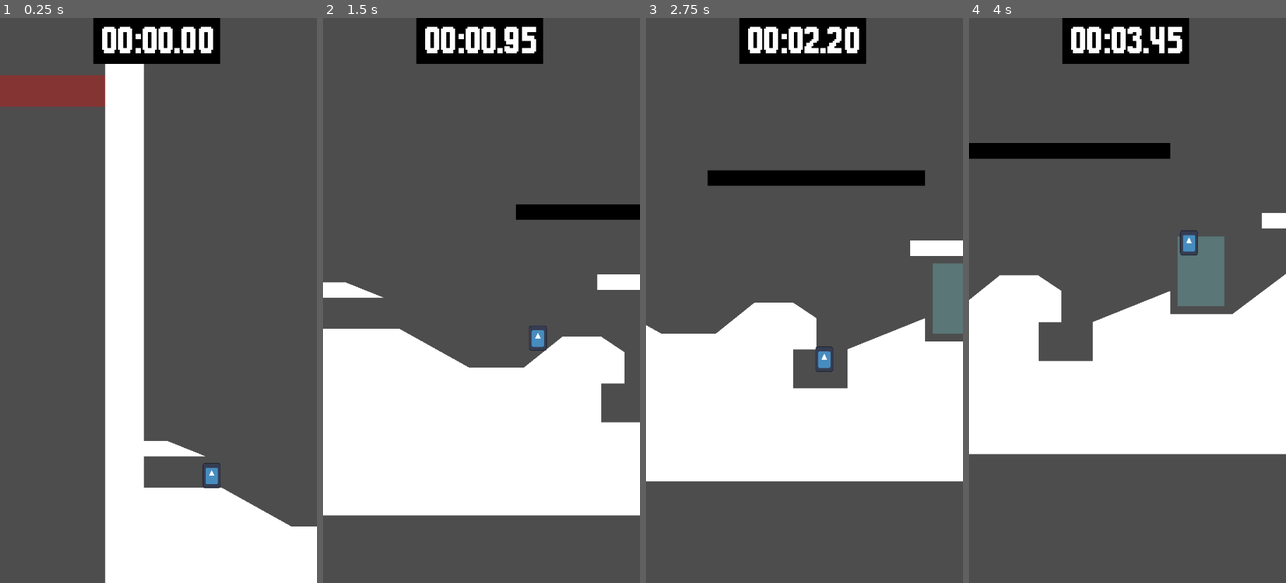
Above: before the commit, frames 1-4 (left to right).
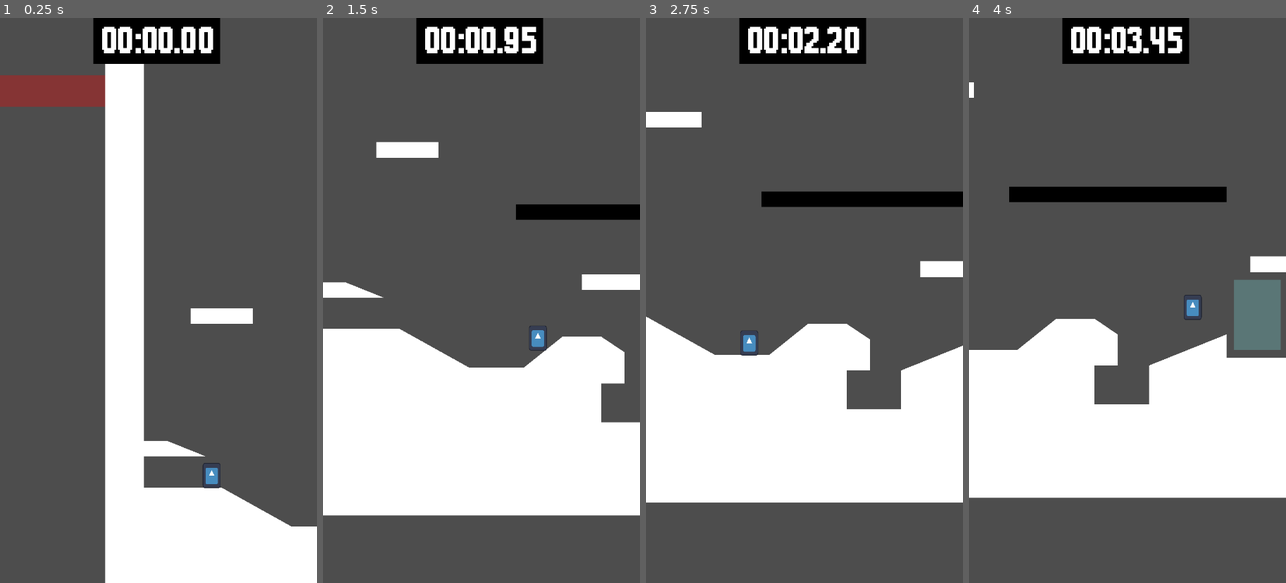
Above: after the commit, the same moments.

Repository: cureforboredom/ludumdare-depths
Game: Godot game, scene res://Scenes/main.tscn
The game is run twice, just before and just after one commit, with the same random seed, the same clock (stepped at 60 frames per second) and the same inputs. The engine's default icon, where the game draws it, is replaced by a stand-in: a white triangle on a blue panel in a dark square.
Inputs:
- Up to frame 1 (0.25 s): no input
- Up to frame 2 (1.5 s): hold D (Right) from 0.53 s (still down); tap Space (Jump) at 0.77 s
- Up to frame 3 (2.75 s): tap Space (Jump) at 1.52 s; release D (Right) at 2.03 s; hold A (Left) from 2.03 s (still down)
- Up to frame 4 (4 s): release A (Left) at 2.78 s; hold D (Right) from 2.78 s (still down); tap Space (Jump) at 3.02, 3.77 s

The runs differ from the first frame. In frame 1, 0.5% of the frame differs, in the area x 60-80%, y 51-55%; in frame 2, 0.7%; in frame 3, 16%; in frame 4, 25%, in the area x 0-100%, y 11-85%.

Commit message:
Pre-refactor

Diff:
--- a/Scenes/main.tscn
+++ b/Scenes/main.tscn
@@ -6,6 +6,8 @@
 [ext_resource type="PackedScene" uid="uid://clmfk82iclsgu" path="res://Scenes/low_grav.tscn" id="6_d1ilt"]
 [ext_resource type="PackedScene" uid="uid://olebr2tac77e" path="res://Scenes/hazard.tscn" id="7_344ge"]
 [ext_resource type="PackedScene" uid="uid://dkcdvyo0iltr4" path="res://Scenes/level_exit.tscn" id="8_6iyac"]
+[ext_resource type="Script" uid="uid://brbh8au2ig72j" path="res://Scripts/platforms.gd" id="8_ynf5e"]
+[ext_resource type="PackedScene" uid="uid://jar0bg1rutww" path="res://Scenes/moving_platform.tscn" id="9_hptm8"]
 [ext_resource type="PackedScene" uid="uid://vwadjkrabsvi" path="res://Scenes/HUD.tscn" id="9_ynf5e"]
 
 [node name="Main" type="Node2D"]
@@ -16,6 +18,7 @@
 
 [node name="Treadmill" parent="." instance=ExtResource("5_hptm8")]
 position = Vector2(352, 320)
+speed = 75
 
 [node name="Low Grav" parent="." instance=ExtResource("6_d1ilt")]
 position = Vector2(496, 448)
@@ -37,6 +40,23 @@
 
 [node name="Hud" parent="." instance=ExtResource("9_ynf5e")]
 
+[node name="Platforms" type="Node2D" parent="."]
+script = ExtResource("8_ynf5e")
+
+[node name="MovingPlatform" parent="Platforms" instance=ExtResource("9_hptm8")]
+position = Vector2(256, 384)
+dist = Vector2(258, 0)
+
+[node name="MovingPlatform2" parent="Platforms" instance=ExtResource("9_hptm8")]
+position = Vector2(552, 280)
+dist = Vector2(0, -200.15)
+duration = 0.75
+
+[node name="MovingPlatform3" parent="Platforms" instance=ExtResource("9_hptm8")]
+position = Vector2(88, 256)
+dist = Vector2(150, -150)
+duration = 10.0
+
 [connection signal="reset" from="Hazard" to="." method="_on_hazard_reset"]
 [connection signal="reset" from="Hazard2" to="." method="_on_hazard_reset"]
 [connection signal="win" from="LevelExit" to="." method="_on_level_exit_win"]
--- a/Scripts/main.gd
+++ b/Scripts/main.gd
@@ -1,12 +1,11 @@
 extends Node2D
 
 var player_instance = null
-var platform_instance = null
 var timer_started = false
 
 @onready var hud: CanvasLayer = $Hud
-@onready var platform = preload("res://Scenes/moving_platform.tscn")
 @onready var player = preload("res://Scenes/player.tscn")
+@onready var platforms = $Platforms
 
 @export var player_start = Vector2(110, 426)
 
@@ -38,12 +37,7 @@
   add_child(player_instance)
   player_instance.position = player_start
 
-  if platform_instance:
-    platform_instance.kill()
-    platform_instance.queue_free()
-  platform_instance = platform.instantiate()
-  add_child(platform_instance)
-  platform_instance.position = Vector2(256, 384)
+  platforms.reset()
 
   hud.stop_timer()
   hud.reset_timer()
--- a/Scripts/moving_platform.gd
+++ b/Scripts/moving_platform.gd
@@ -8,17 +8,24 @@
 @onready var collider = $AnimBody/Collider
 @onready var poly = $AnimBody/Poly
 
+@export var dist : Vector2 = Vector2(100, 0)
+@export var duration : float = 5.0
+
 func _ready() -> void:
-  animbody.data = {"speed": 100, "dir": 1, "jump": true}
   poly.polygon = collider.polygon
+
+func setup():
+  var speed = dist.x / duration
+  animbody.data = {"speed": speed, "dir": 1, "jump": true, "decel": 5}
   tween = get_tree().create_tween().set_process_mode(Tween.TWEEN_PROCESS_PHYSICS)
   tween.set_loops()
-  tween.tween_property($AnimBody, "position", Vector2(336.0, 0.0), 5.0).set_trans(Tween.TRANS_SINE)
-  tween.tween_property($AnimBody, "position", Vector2(0.0, 0.0), 5.0).set_trans(Tween.TRANS_SINE)
+  tween.tween_property($AnimBody, "position", dist, duration).set_trans(Tween.TRANS_SINE)
+  tween.tween_property($AnimBody, "position", Vector2(0.0, 0.0), duration).set_trans(Tween.TRANS_SINE)
   tween.connect("step_finished", self._on_step_finished)
 
 func kill():
-  tween.kill()
+  if tween:
+    tween.kill()
 
 func _on_step_finished(index):
   animbody.data["dir"] = [-1, 1][index]
--- /dev/null
+++ b/Scripts/platforms.gd
@@ -0,0 +1,21 @@
+extends Node2D
+
+var platforms = []
+
+@onready var platform = preload("res://Scenes/moving_platform.tscn")
+
+func _ready() -> void:
+  for node in get_children():
+    platforms.append([node.transform, node.dist, node.duration])
+
+func reset():
+  for node in get_children():
+    node.kill()
+    node.queue_free()
+  for node in platforms:
+    var platform_instance = platform.instantiate()
+    add_child(platform_instance)
+    platform_instance.transform = node[0]
+    platform_instance.dist = node[1]
+    platform_instance.duration = node[2]
+    platform_instance.setup()
--- a/Scripts/player.gd
+++ b/Scripts/player.gd
@@ -16,7 +16,7 @@
 var wall_jump_x = 0
 var coyote_timer = 0
 var slip = 0.0
-var momentum = {"speed": 0, "dir": 0, "jump": false}
+var momentum = {"speed": 0, "dir": 0, "jump": false, "decel": 0}
 
 @onready var RLO: RayCast2D = $RayLeftOuter
 @onready var RLI: RayCast2D = $RayLeftInner
@@ -43,10 +43,12 @@
     elif RRF.get_collider():
       current_floor = RRF.get_collider()
 
-    if current_floor and current_floor.has_method("momentum"):
-      momentum = current_floor.momentum()
-    else:
-      momentum = {"speed": 0, "dir": 0, "jump": false}
+    if current_floor:
+      if current_floor.has_method("momentum"):
+        momentum = current_floor.momentum()
+        print(momentum)
+      else:
+        momentum = {"speed": 0, "dir": 0, "jump": false, "decel": 0}
 
   # Handle jump.
   if (RLW.is_colliding() or RRW.is_colliding()):
@@ -113,15 +115,15 @@
     if direction:
       if momentum["speed"] > 0 and \
       (direction/abs(direction)) == momentum["dir"] and \
-      !momentum["jump"] or (momentum["jump"] and (velocity.y < 0)):
+      !momentum["jump"] or (momentum["jump"] and (jump_timer > 0)):
         velocity.x = move_toward(
           velocity.x, MAX_SPEED * direction \
           + momentum["speed"] * momentum["dir"] + slip,
           ACCEL * delta
         )
-        momentum["speed"] -= 100 * delta
+        momentum["speed"] -= momentum["decel"] * delta
       else:
-        momentum["speed"] = 0
+        momentum = {"speed": 0, "dir": 0, "jump": false, "decel": 0}
         velocity.x = move_toward(
           velocity.x, MAX_SPEED * direction \
           + slip, ACCEL * delta
--- a/Scripts/treadmill.gd
+++ b/Scripts/treadmill.gd
@@ -2,10 +2,10 @@
 
 extends StaticBody2D
 
-@export var speed = 50
+@export var speed = 75
 
 func _ready() -> void:
   constant_linear_velocity = Vector2(speed, 0)
 
 func momentum() -> Dictionary:
-  return {"speed": 150, "dir": 1, "jump": false}
+  return {"speed": 125, "dir": 1, "jump": false, "decel": 100}
--- a/project.godot
+++ b/project.godot
@@ -22,6 +22,15 @@
 window/size/window_width_override=720
 window/size/window_height_override=1280
 window/stretch/mode="canvas_items"
+
+[file_customization]
+
+folder_colors={
+"res://Assets/": "yellow",
+"res://Releases/": "blue",
+"res://Scenes/": "green",
+"res://Scripts/": "red"
+}
 
 [gui]
 
Not shown: 1 places in Scenes/main.tscn that only renumber resources
Not shown, added: Scripts/platforms.gd.uid
